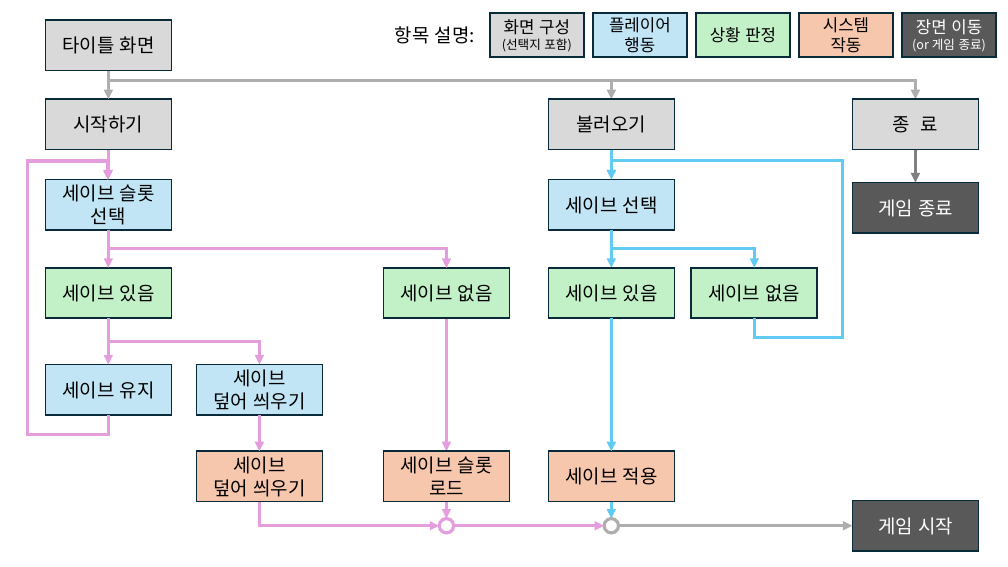
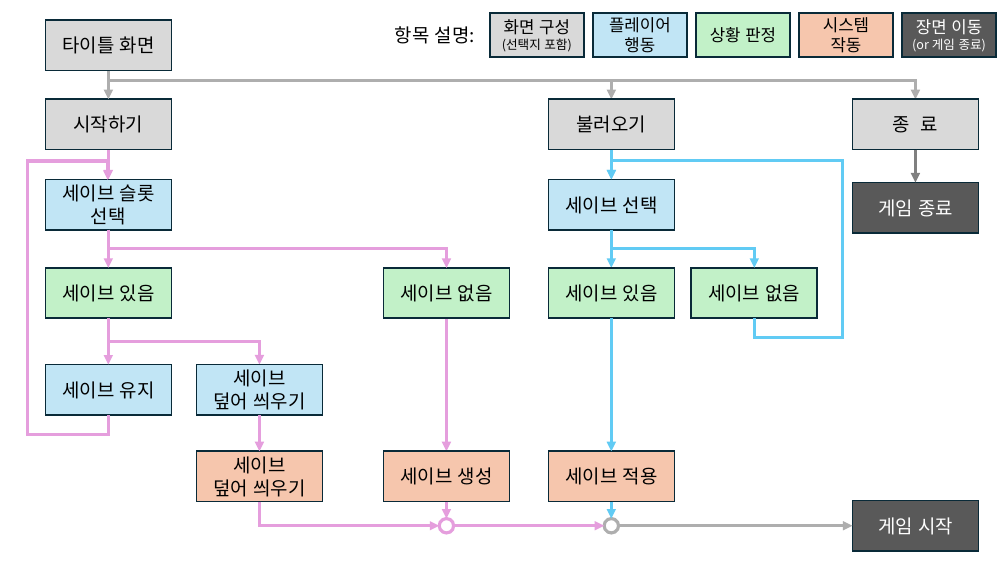
Before and after one commit to lsu0503/TextRPG_TeamProject2nd, a slide deck: slide 1 of Documents/TextRPG_와이어프레임.pptx (slide 2 before the commit). Drawn at 1008x567 pixels with LibreOffice and Linux fonts; fonts in the diff are those of the drawing. Boxes give left, top, right and bottom in pixels: in the first picture for what was removed or moved away, otherwise in the second. Text is boxed around its words. In the diff, an @@ line names an element or a change of style, - is before the commit and + after.

```diff
--- a/Documents/TextRPG_와이어프레임.pptx
+++ b/Documents/TextRPG_와이어프레임.pptx
@@ text in rectangle at box(400, 467, 493, 485): text changed @@
-세이브 슬롯 로드
+세이브 생성
```
Also in this commit, not shown: 6 other slides changed, 1 slide added, 2 slides removed.
